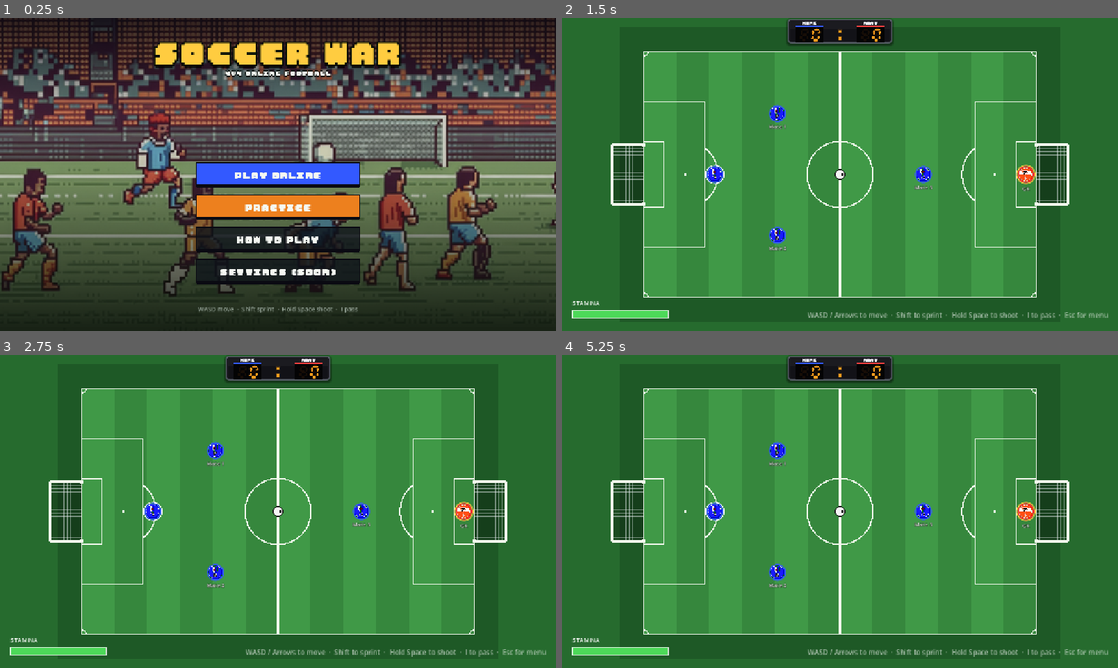
Above: before the commit, frames 1-4 (two rows, left to right).
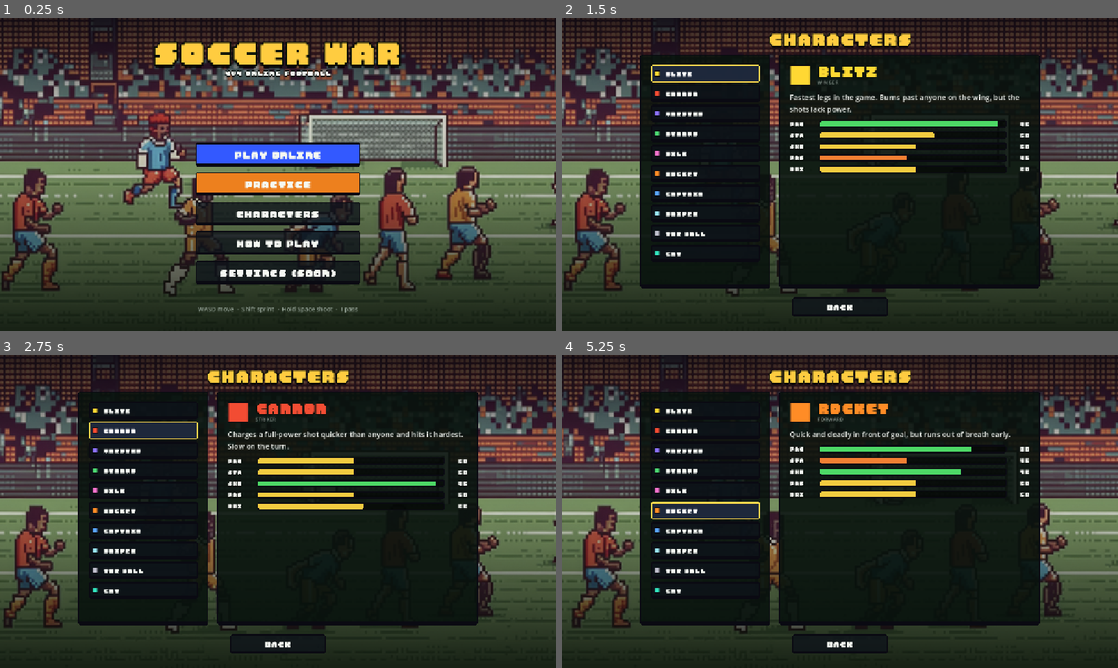
Above: after the commit, the same moments.

Repository: dthanhff318/soccer-war
Game: Godot game, scene res://scenes/boot.tscn
The game is run twice, just before and just after one commit, with the same random seed, the same clock (stepped at 60 frames per second) and the same inputs.
Inputs (mouse positions are in pixels of both pictures, inside the frame that each line leads up to):
- Up to frame 1 (0.25 s): no input
- Up to frame 2 (1.5 s): click (840, 212) at 0.5 s, where only the run after the commit has a clickable "CHARACTERS"; click (706, 74) at 1.25 s, where only the run after the commit has a clickable "BLITZ"
- Up to frame 3 (2.75 s): click (144, 430) at 2 s, where only the run after the commit has a clickable "CANNON"
- Up to frame 4 (5.25 s): click (706, 452) at 2.75 s, where only the run after the commit has a clickable "MAESTRO"; click (706, 470) at 3.5 s, where only the run after the commit has a clickable "DYNAMO"; click (706, 489) at 4.25 s, where only the run after the commit has a clickable "SILK"; click (706, 511) at 5 s, where only the run after the commit has a clickable "ROCKET"

The runs differ from the first frame. In frame 1, 8.9% of the frame differs, in the area x 35-65%, y 39-83%; in frame 2, 99%; in frame 3, 99%; in frame 4, 99%, in the area x 0-100%, y 0-100%.

Commit message:
feat(ui): character roster with ten characters and a Characters screen

Diff:
--- /dev/null
+++ b/scenes/characters.tscn
@@ -0,0 +1,12 @@
+[gd_scene load_steps=2 format=3]
+
+[ext_resource type="Script" path="res://scripts/ui/characters_screen.gd" id="1_characters"]
+
+[node name="Characters" type="Control"]
+layout_mode = 3
+anchors_preset = 15
+anchor_right = 1.0
+anchor_bottom = 1.0
+grow_horizontal = 2
+grow_vertical = 2
+script = ExtResource("1_characters")
--- /dev/null
+++ b/scripts/game/characters.gd
@@ -0,0 +1,91 @@
+class_name Characters
+extends RefCounted
+
+## The playable roster. Stats run 1–99, where 50 means today's default
+## player. Every outfield character spends the same budget, and so does every
+## keeper, so picking one is about play style rather than raw strength.
+
+const STAT_KEYS: Array[String] = ["pace", "stamina", "shooting", "passing", "dribbling"]
+const KEEPER_KEYS: Array[String] = ["reflexes", "handling", "diving"]
+const STAT_LABELS := {
+	"pace": "PAC", "stamina": "STA", "shooting": "SHO", "passing": "PAS", "dribbling": "DRI",
+	"reflexes": "REF", "handling": "HAN", "diving": "DIV",
+}
+
+const OUTFIELD_BUDGET := 300
+## Keepers trade outfield skill for their keeper stats.
+const KEEPER_OUTFIELD_BUDGET := 200
+const KEEPER_BUDGET := 210
+
+const ALL: Array[Dictionary] = [
+	{
+		"id": "blitz", "name": "BLITZ", "role": "Winger", "keeper": false,
+		"color": Color(1.0, 0.85, 0.2),
+		"stats": {"pace": 95, "stamina": 60, "shooting": 50, "passing": 45, "dribbling": 50},
+		"description": "Fastest legs in the game. Burns past anyone on the wing, but the shots lack power.",
+	},
+	{
+		"id": "cannon", "name": "CANNON", "role": "Striker", "keeper": false,
+		"color": Color(0.95, 0.3, 0.2),
+		"stats": {"pace": 50, "stamina": 50, "shooting": 95, "passing": 50, "dribbling": 55},
+		"description": "Charges a full-power shot quicker than anyone and hits it hardest. Slow on the turn.",
+	},
+	{
+		"id": "maestro", "name": "MAESTRO", "role": "Playmaker", "keeper": false,
+		"color": Color(0.55, 0.45, 1.0),
+		"stats": {"pace": 50, "stamina": 60, "shooting": 45, "passing": 95, "dribbling": 50},
+		"description": "Sees every pass. Long, accurate balls that send teammates through on goal.",
+	},
+	{
+		"id": "dynamo", "name": "DYNAMO", "role": "Box to box", "keeper": false,
+		"color": Color(0.3, 0.85, 0.45),
+		"stats": {"pace": 60, "stamina": 95, "shooting": 45, "passing": 55, "dribbling": 45},
+		"description": "Never stops running. Sprints for most of the match and presses all game long.",
+	},
+	{
+		"id": "silk", "name": "SILK", "role": "Dribbler", "keeper": false,
+		"color": Color(0.95, 0.45, 0.8),
+		"stats": {"pace": 65, "stamina": 50, "shooting": 50, "passing": 45, "dribbling": 90},
+		"description": "The ball sticks to those boots, and reaches it from further away than anyone.",
+	},
+	{
+		"id": "rocket", "name": "ROCKET", "role": "Forward", "keeper": false,
+		"color": Color(1.0, 0.55, 0.15),
+		"stats": {"pace": 80, "stamina": 45, "shooting": 75, "passing": 50, "dribbling": 50},
+		"description": "Quick and deadly in front of goal, but runs out of breath early.",
+	},
+	{
+		"id": "captain", "name": "CAPTAIN", "role": "All rounder", "keeper": false,
+		"color": Color(0.35, 0.65, 1.0),
+		"stats": {"pace": 60, "stamina": 60, "shooting": 60, "passing": 60, "dribbling": 60},
+		"description": "No weaknesses, no tricks. A safe pick for any position and for new players.",
+	},
+	{
+		"id": "sniper", "name": "SNIPER", "role": "Second striker", "keeper": false,
+		"color": Color(0.6, 0.9, 0.95),
+		"stats": {"pace": 55, "stamina": 45, "shooting": 80, "passing": 70, "dribbling": 50},
+		"description": "Picks out the corner from distance and threads passes through traffic.",
+	},
+	{
+		"id": "the_wall", "name": "THE WALL", "role": "Goalkeeper", "keeper": true,
+		"color": Color(0.75, 0.75, 0.8),
+		"stats": {"pace": 40, "stamina": 60, "shooting": 40, "passing": 35, "dribbling": 25},
+		"keeper_stats": {"reflexes": 65, "handling": 90, "diving": 55},
+		"description": "Huge hands. Holds on to shots other keepers would spill.",
+	},
+	{
+		"id": "cat", "name": "CAT", "role": "Goalkeeper", "keeper": true,
+		"color": Color(0.2, 0.9, 0.75),
+		"stats": {"pace": 50, "stamina": 50, "shooting": 35, "passing": 40, "dribbling": 25},
+		"keeper_stats": {"reflexes": 90, "handling": 50, "diving": 70},
+		"description": "Lightning reflexes and quick feet across the goal, but the ball often bounces loose.",
+	},
+]
+
+
+## The character with `id`, or {} when there is none.
+static func by_id(id: String) -> Dictionary:
+	for character in ALL:
+		if character.id == id:
+			return character
+	return {}
--- /dev/null
+++ b/scripts/ui/characters_screen.gd
@@ -0,0 +1,140 @@
+extends Control
+
+## Character list: every playable character on the left, the picked one's
+## role, description and stats on the right. Opened from the start menu.
+
+const MENU_SCENE := "res://scenes/menu.tscn"
+const ARTWORK := preload("res://assets/image/background.jpg")
+const LIST_WIDTH := 300
+const DETAIL_WIDTH := 600
+
+## One toggle button per character, in Characters.ALL order.
+var _entries: Array[Button] = []
+var _detail_chip: TextureRect
+var _detail_name: Label
+var _detail_role: Label
+var _detail_description: Label
+var _stat_rows: VBoxContainer
+var _back_button: Button
+var _leaving: bool = false
+
+
+func _ready() -> void:
+	_build_ui()
+	_entries[0].button_pressed = true
+	_show(0)
+
+
+func _unhandled_input(event: InputEvent) -> void:
+	if event.is_action_pressed("ui_cancel"):
+		_on_back_pressed()
+
+
+func _build_ui() -> void:
+	UiKit.artwork_backdrop(self, ARTWORK)
+	var layout := VBoxContainer.new()
+	layout.set_anchors_preset(Control.PRESET_FULL_RECT)
+	layout.offset_top = 32
+	layout.offset_bottom = -32
+	layout.add_theme_constant_override("separation", 20)
+	add_child(layout)
+	layout.add_child(UiKit.title("CHARACTERS", 48, UiKit.GOLD))
+
+	var columns := HBoxContainer.new()
+	columns.alignment = BoxContainer.ALIGNMENT_CENTER
+	columns.add_theme_constant_override("separation", 20)
+	columns.size_flags_vertical = Control.SIZE_EXPAND_FILL
+	layout.add_child(columns)
+
+	var list := UiKit.card(columns, LIST_WIDTH)
+	list.add_theme_constant_override("separation", 6)
+	var group := ButtonGroup.new()
+	for i in Characters.ALL.size():
+		var character: Dictionary = Characters.ALL[i]
+		var entry := UiKit.list_entry(character.name, character.color, group, _show.bind(i))
+		_entries.append(entry)
+		list.add_child(entry)
+
+	var detail := UiKit.card(columns, DETAIL_WIDTH)
+	detail.add_theme_constant_override("separation", 14)
+	var header := HBoxContainer.new()
+	header.add_theme_constant_override("separation", 16)
+	_detail_chip = TextureRect.new()
+	_detail_chip.custom_minimum_size = Vector2(48, 48)
+	_detail_chip.size_flags_vertical = Control.SIZE_SHRINK_CENTER
+	header.add_child(_detail_chip)
+	var titles := VBoxContainer.new()
+	titles.size_flags_horizontal = Control.SIZE_EXPAND_FILL
+	titles.alignment = BoxContainer.ALIGNMENT_CENTER
+	# Labels in a row get no width of their own, so they must not wrap.
+	_detail_name = UiKit.title("", 40)
+	_detail_name.horizontal_alignment = HORIZONTAL_ALIGNMENT_LEFT
+	_detail_name.autowrap_mode = TextServer.AUTOWRAP_OFF
+	titles.add_child(_detail_name)
+	_detail_role = UiKit.caption("")
+	_detail_role.autowrap_mode = TextServer.AUTOWRAP_OFF
+	titles.add_child(_detail_role)
+	header.add_child(titles)
+	detail.add_child(header)
+	_detail_description = UiKit.label("", 17)
+	_detail_description.horizontal_alignment = HORIZONTAL_ALIGNMENT_LEFT
+	detail.add_child(_detail_description)
+	_stat_rows = VBoxContainer.new()
+	_stat_rows.add_theme_constant_override("separation", 8)
+	detail.add_child(_stat_rows)
+
+	var footer := CenterContainer.new()
+	layout.add_child(footer)
+	_back_button = UiKit.button("Back", _on_back_pressed, UiKit.Style.GHOST)
+	_back_button.custom_minimum_size.x = 220
+	footer.add_child(_back_button)
+
+
+## Fills the detail card with the character at `index`.
+func _show(index: int) -> void:
+	var character: Dictionary = Characters.ALL[index]
+	_entries[index].button_pressed = true
+	_detail_chip.texture = UiKit.color_chip(character.color, 48)
+	_detail_name.text = character.name
+	_detail_name.add_theme_color_override("font_color", character.color)
+	_detail_role.text = character.role.to_upper()
+	_detail_description.text = character.description
+	for row in _stat_rows.get_children():
+		_stat_rows.remove_child(row)
+		row.queue_free()
+	if character.keeper:
+		for key in Characters.KEEPER_KEYS:
+			_stat_rows.add_child(_stat_row(key, character.keeper_stats[key], UiKit.GOLD))
+	for key in Characters.STAT_KEYS:
+		_stat_rows.add_child(_stat_row(key, character.stats[key], _bar_color(character.stats[key])))
+
+
+func _stat_row(key: String, value: int, fill: Color) -> HBoxContainer:
+	var row := HBoxContainer.new()
+	row.add_theme_constant_override("separation", 12)
+	var name_label := UiKit.title(Characters.STAT_LABELS[key], 16)
+	name_label.custom_minimum_size.x = 56
+	name_label.horizontal_alignment = HORIZONTAL_ALIGNMENT_LEFT
+	row.add_child(name_label)
+	row.add_child(UiKit.stat_bar(value, fill))
+	var number := UiKit.title(str(value), 16)
+	number.custom_minimum_size.x = 40
+	number.horizontal_alignment = HORIZONTAL_ALIGNMENT_RIGHT
+	row.add_child(number)
+	return row
+
+
+## Green for strengths, yellow for average, orange for weak spots.
+static func _bar_color(value: int) -> Color:
+	if value >= 75:
+		return Color(0.3, 0.85, 0.4)
+	if value >= 50:
+		return Color(0.95, 0.8, 0.25)
+	return Color(0.95, 0.5, 0.2)
+
+
+func _on_back_pressed() -> void:
+	if _leaving:
+		return
+	_leaving = true
+	get_tree().change_scene_to_file(MENU_SCENE)
--- a/scripts/ui/menu.gd
+++ b/scripts/ui/menu.gd
@@ -7,6 +7,7 @@
 
 const LOBBY_SCENE := "res://scenes/lobby.tscn"
 const MATCH_SCENE := "res://scenes/main.tscn"
+const CHARACTERS_SCENE := "res://scenes/characters.tscn"
 const ARTWORK := preload("res://assets/image/background.jpg")
 ## Gentle pulse of the title, in seconds per beat.
 const TITLE_PULSE_SECONDS := 1.6
@@ -17,6 +18,7 @@
 var _practice_button: Button
 var _settings_button: Button
 var _help_button: Button
+var _characters_button: Button
 var _help_modal: Control
 var _help_close_button: Button
 var _back_button: Button
@@ -82,10 +84,11 @@
 	home.add_theme_constant_override("separation", 14)
 	_online_button = _big_button("Play online", _show_online, UiKit.Style.PRIMARY)
 	_practice_button = _big_button("Practice", _on_practice_pressed, UiKit.Style.ACCENT)
+	_characters_button = _big_button("Characters", _change_scene.bind(CHARACTERS_SCENE), UiKit.Style.GHOST)
 	_help_button = _big_button("How to play", _show_help, UiKit.Style.GHOST)
 	# The pixel font has no "·", so stick to letters, spaces and brackets.
 	_settings_button = _big_button("Settings (soon)", _on_settings_pressed, UiKit.Style.GHOST)
-	for button in [_online_button, _practice_button, _help_button, _settings_button]:
+	for button in [_online_button, _practice_button, _characters_button, _help_button, _settings_button]:
 		home.add_child(button)
 	return home
 
@@ -201,7 +204,7 @@
 
 func _big_button(text: String, on_pressed: Callable, style: UiKit.Style) -> Button:
 	var button := UiKit.button(text, on_pressed, style)
-	button.custom_minimum_size.y = 60
+	button.custom_minimum_size.y = 54
 	button.add_theme_font_size_override("font_size", 28)
 	return button
 
--- a/scripts/ui/ui_kit.gd
+++ b/scripts/ui/ui_kit.gd
@@ -217,6 +217,48 @@
 	return hint
 
 
+## Selectable row in a list: a colour chip and a name. Toggle buttons in one
+## ButtonGroup, so the picked row stays highlighted.
+static func list_entry(text: String, chip: Color, group: ButtonGroup, on_pressed: Callable) -> Button:
+	var entry := button(text, on_pressed, Style.GHOST)
+	entry.toggle_mode = true
+	entry.button_group = group
+	entry.alignment = HORIZONTAL_ALIGNMENT_LEFT
+	entry.custom_minimum_size.y = 40
+	entry.add_theme_font_size_override("font_size", 18)
+	entry.icon = color_chip(chip, 14)
+	entry.add_theme_constant_override("h_separation", 12)
+	var picked := _pixel_box(Color(0.12, 0.16, 0.24, 0.95), HIGHLIGHT, 0)
+	entry.add_theme_stylebox_override("pressed", picked)
+	entry.add_theme_stylebox_override("hover_pressed", picked)
+	return entry
+
+
+## Small square of solid colour with a dark pixel outline.
+static func color_chip(color: Color, size: int) -> ImageTexture:
+	var image := Image.create(size, size, false, Image.FORMAT_RGBA8)
+	image.fill(OUTLINE)
+	image.fill_rect(Rect2i(2, 2, size - 4, size - 4), color)
+	return ImageTexture.create_from_image(image)
+
+
+## Pixel stat bar for a 1–99 value.
+static func stat_bar(value: int, fill: Color) -> ProgressBar:
+	var bar := ProgressBar.new()
+	bar.min_value = 0
+	bar.max_value = 99
+	bar.value = value
+	bar.show_percentage = false
+	bar.custom_minimum_size = Vector2(0, 18)
+	bar.size_flags_horizontal = Control.SIZE_EXPAND_FILL
+	bar.size_flags_vertical = Control.SIZE_SHRINK_CENTER
+	bar.add_theme_stylebox_override("background", _pixel_box(Color(0, 0, 0, 0.55), OUTLINE, 0))
+	var filled := _pixel_box(fill, OUTLINE, 0)
+	filled.corner_detail = 1
+	bar.add_theme_stylebox_override("fill", filled)
+	return bar
+
+
 ## A keyboard key drawn as a small light pixel block, e.g. [SPACE].
 static func key_cap(text: String) -> PanelContainer:
 	var cap := PanelContainer.new()
--- /dev/null
+++ b/tests/test_character_screen.gd
@@ -0,0 +1,31 @@
+extends TestCase
+
+## Start menu -> Characters screen: lists all 10, shows the picked one's
+## details, Back returns to the menu.
+
+const MENU_SCENE := "res://scenes/menu.tscn"
+const CHARACTERS_SCENE := "res://scenes/characters.tscn"
+
+
+func _current() -> String:
+	return get_tree().current_scene.scene_file_path if get_tree().current_scene else ""
+
+
+func test_menu_button_opens_the_character_list_and_back_returns() -> void:
+	get_tree().change_scene_to_file(MENU_SCENE)
+	check(await wait_until(func(): return _current() == MENU_SCENE, 30), "menu")
+	get_tree().current_scene._characters_button.pressed.emit()
+	check(await wait_until(func(): return _current() == CHARACTERS_SCENE, 30), "characters screen")
+	var screen := get_tree().current_scene
+	check_eq(screen._entries.size(), Characters.ALL.size(), "one entry per character")
+	screen._entries[2].pressed.emit()
+	check_eq(screen._detail_name.text, Characters.ALL[2].name, "detail name")
+	check_eq(screen._detail_description.text, Characters.ALL[2].description, "detail description")
+	check_eq(screen._stat_rows.get_child_count(), Characters.STAT_KEYS.size(), "outfield stat bars")
+	var keeper_index := Characters.ALL.find(Characters.ALL.filter(func(c): return c.keeper)[0])
+	screen._entries[keeper_index].pressed.emit()
+	check_eq(screen._stat_rows.get_child_count(), Characters.STAT_KEYS.size() + Characters.KEEPER_KEYS.size(), "keeper shows keeper stats too")
+	screen._back_button.pressed.emit()
+	check(await wait_until(func(): return _current() == MENU_SCENE, 30), "back to menu")
+	get_tree().unload_current_scene()
+	await get_tree().process_frame
--- /dev/null
+++ b/tests/test_characters.gd
@@ -0,0 +1,57 @@
+extends TestCase
+
+## The character roster: 10 unique characters, 2 of them keepers, with equal
+## stat budgets so no one is simply stronger.
+
+
+func test_ten_characters_with_unique_ids_and_names() -> void:
+	check_eq(Characters.ALL.size(), 10, "count")
+	var ids := {}
+	var names := {}
+	for c in Characters.ALL:
+		ids[c.id] = true
+		names[c.name] = true
+	check_eq(ids.size(), 10, "unique ids")
+	check_eq(names.size(), 10, "unique names")
+
+
+func test_two_goalkeepers() -> void:
+	check_eq(Characters.ALL.filter(func(c): return c.keeper).size(), 2, "keepers")
+
+
+func test_outfield_players_share_the_same_stat_budget() -> void:
+	for c in Characters.ALL:
+		var total := 0
+		for key in Characters.STAT_KEYS:
+			var value: int = c.stats[key]
+			check(value >= 1 and value <= 99, "%s %s in 1..99" % [c.name, key])
+			total += value
+		var budget := Characters.KEEPER_OUTFIELD_BUDGET if c.keeper else Characters.OUTFIELD_BUDGET
+		check_eq(total, budget, "%s outfield total" % c.name)
+
+
+func test_keepers_share_the_same_keeper_budget() -> void:
+	for c in Characters.ALL.filter(func(c): return c.keeper):
+		var total := 0
+		for key in Characters.KEEPER_KEYS:
+			total += int(c.keeper_stats[key])
+		check_eq(total, Characters.KEEPER_BUDGET, "%s keeper total" % c.name)
+
+
+func test_every_character_has_a_short_description_and_role() -> void:
+	for c in Characters.ALL:
+		check(not c.role.is_empty(), "%s role" % c.name)
+		check(c.description.length() > 20 and c.description.length() <= 110, "%s description length %d" % [c.name, c.description.length()])
+
+
+func test_names_and_roles_render_in_the_pixel_font() -> void:
+	var font: FontFile = UiKit.PIXEL_FONT
+	for c in Characters.ALL:
+		for text in [c.name, c.role.to_upper()]:
+			for ch in text:
+				check(ch == " " or font.has_char(ch.unicode_at(0)), "'%s' in %s" % [ch, text])
+
+
+func test_lookup_by_id() -> void:
+	check_eq(Characters.by_id("cannon").name, "CANNON", "found")
+	check_eq(Characters.by_id("nobody"), {}, "missing")
Not shown, added: scripts/game/characters.gd.uid
Not shown, added: scripts/ui/characters_screen.gd.uid
Not shown, added: tests/test_character_screen.gd.uid
Not shown, added: tests/test_characters.gd.uid
Not shown, changed: export/index.html
Not shown, changed: export/index.pck
